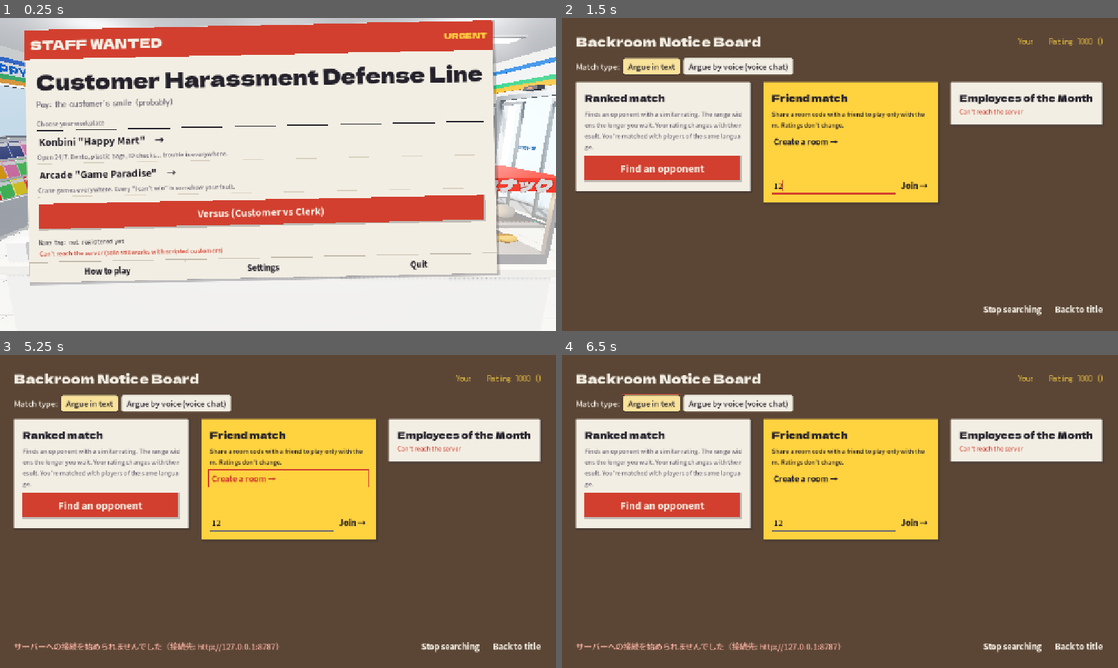
Above: before the commit, frames 1-4 (two rows, left to right).
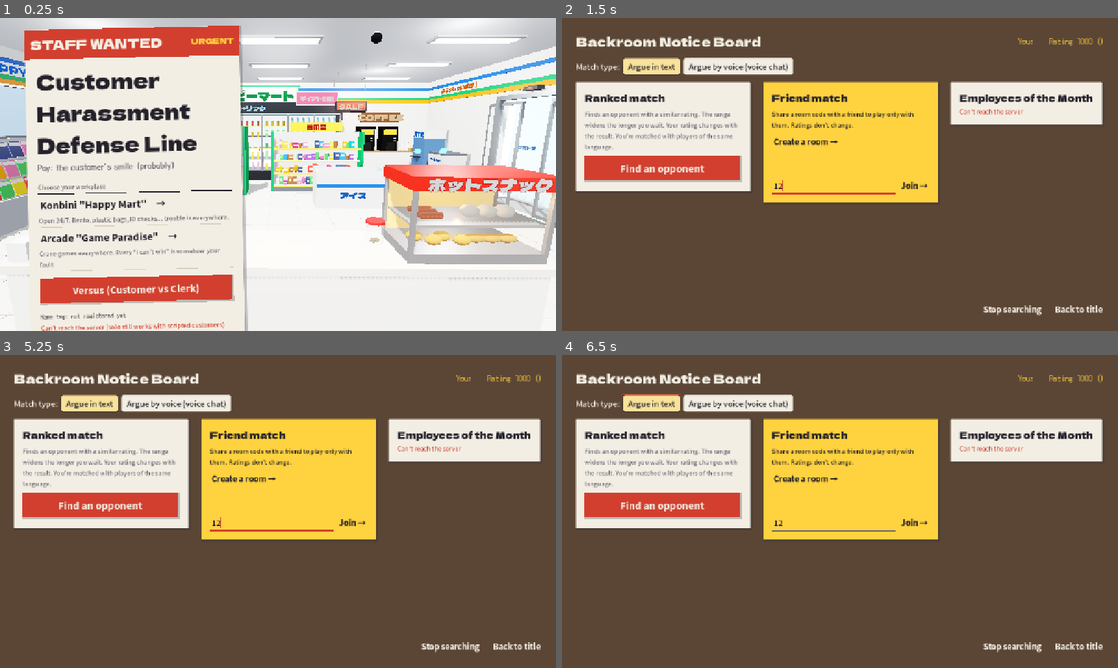
Above: after the commit, the same moments.

Repository: chirk2926/cus-hara
Game: Godot game, scene res://scenes/main.tscn
Same seed, same stepped clock (60 frames per second), same inputs: the game is played once before the commit and once after it.
Inputs (mouse positions are in pixels of both pictures, inside the frame that each line leads up to):
- Up to frame 1 (0.25 s): no input
- Up to frame 2 (1.5 s): click "Versus (Customer vs Clerk)" at 0.5 s; click (834, 187) at 1.27 s; type "12" at 1.35 s
- Up to frame 3 (5.25 s): click (105, 608) at 2 s, where only the run before the commit has a clickable "How to play"; click (261, 605) at 2.75 s, where only the run before the commit has a clickable "Settings"; click "Arcade 'Game Paradise' →" at 3.5 s; click "Arcade 'Game Paradise' →" at 4.25 s; click "Konbini 'Happy Mart' →" at 5 s
- Up to frame 4 (6.5 s): click "Argue in text" at 5.75 s

The runs differ from the first frame. In frame 1, 36% of the frame differs, in the area x 5-90%, y 0-100%; in frame 2, 0.7%; in frame 3, 1.7%; in frame 4, 1.3%.

Commit message:
画面の手直し: 英語を単語の途中で折り返さない、ギザギザのフキダシで文字が切れないように、判定の文字を顔に重ねない、タイトルの折り返し、選択欄を紙の見た目に [shots]
Co-Authored-By: Claude Opus 5.5 <noreply@anthropic.com>
Claude-Session: https://claude.ai/code/session_01JYwB7s6GDQVgQByaD9m4SW

Diff:
--- a/scripts/hud.gd
+++ b/scripts/hud.gd
@@ -122,8 +122,10 @@
 	_memo_title = UI.para("", UI.S_LEAD, UI.INK, UI.F_HAND)
 	mb.add_child(_memo_title)
 	_memo_body = UI.para("", UI.S_BODY, UI.INK, UI.F_HAND)
+	_memo_body.max_lines_visible = 6
 	mb.add_child(_memo_body)
 	_memo_demand = UI.para("", UI.S_BODY, UI.SHU, UI.F_HAND)
+	_memo_demand.max_lines_visible = 3
 	mb.add_child(_memo_demand)
 
 	var note: PanelContainer = UI.paper(UI.POP, 14, 3)
@@ -146,13 +148,6 @@
 	var face_gap: Control = UI.spacer()
 	face_gap.size_flags_stretch_ratio = 1.2
 	center.add_child(face_gap)
-	_banner = UI.text("", UI.S_HUGE, UI.PAPER, UI.F_SIGN)
-	_banner.horizontal_alignment = HORIZONTAL_ALIGNMENT_CENTER
-	_banner.autowrap_mode = TextServer.AUTOWRAP_ARBITRARY
-	_banner.add_theme_color_override("font_outline_color", UI.INK)
-	_banner.add_theme_constant_override("outline_size", 14)
-	_banner.modulate = Color(1, 1, 1, 0)
-	center.add_child(_banner)
 	_bubble = Paper.Bubble.new()
 	center.add_child(_bubble)
 	var bb: VBoxContainer = UI.vbox(2)
@@ -163,6 +158,23 @@
 	_bubble_text.custom_minimum_size = Vector2(0, 60)
 	bb.add_child(_bubble_text)
 	_bubble.visible = false
+
+	# 判定の大きな文字: 画面の上の中央（名札とレジ表示器の間）。お客さんの顔には重ねない
+	_banner = UI.text("", UI.S_HUGE, UI.PAPER, UI.F_SIGN)
+	_banner.horizontal_alignment = HORIZONTAL_ALIGNMENT_CENTER
+	_banner.vertical_alignment = VERTICAL_ALIGNMENT_TOP
+	_banner.autowrap_mode = TextServer.AUTOWRAP_WORD_SMART
+	_banner.add_theme_color_override("font_outline_color", UI.INK)
+	_banner.add_theme_constant_override("outline_size", 14)
+	_banner.modulate = Color(1, 1, 1, 0)
+	_banner.mouse_filter = Control.MOUSE_FILTER_IGNORE
+	_banner.anchor_left = 0.27
+	_banner.anchor_right = 0.73
+	_banner.anchor_top = 0.0
+	_banner.anchor_bottom = 0.0
+	_banner.offset_top = 24
+	_banner.offset_bottom = 160
+	add_child(_banner)
 
 	# ---- 右: レジ表示器
 	var right: VBoxContainer = UI.vbox(12)
--- a/scripts/main.gd
+++ b/scripts/main.gd
@@ -341,7 +341,7 @@
 	col.add_child(body)
 	var b: VBoxContainer = UI.vbox(4)
 	body.add_child(b)
-	b.add_child(UI.text(tr("カスハラ防衛線"), UI.S_HUGE, UI.INK, UI.F_SIGN))
+	b.add_child(UI.para(tr("カスハラ防衛線"), UI.S_HUGE, UI.INK, UI.F_SIGN))
 	b.add_child(UI.text(tr("時給：お客様の笑顔（たぶん）"), UI.S_BODY, UI.INK_SOFT, UI.F_HAND))
 	b.add_child(UI.gap(12))
 	b.add_child(UI.text(tr("勤務先を選んでください"), UI.S_SMALL, UI.INK_SOFT))
@@ -591,8 +591,7 @@
 
 
 func _option(items: Array, current: String) -> OptionButton:
-	var o: OptionButton = OptionButton.new()
-	o.add_theme_font_size_override("font_size", UI.S_BODY)
+	var o: OptionButton = UI.option()
 	for i in range(items.size()):
 		o.add_item(str(items[i][1]), i)
 		if str(items[i][0]) == current:
@@ -979,7 +978,7 @@
 		await spawn_customer(cust["look"])
 		_hud.set_memo(str(cust["title"]), str(cust["memo"]), str(cust["demand"]))
 		_hud.set_gauges(38.0, 20.0, 42.0)
-		await customer_say("%s（%s）" % [str(cust["title"]), str(cust["name"])], str(cust["opening"]))
+		await customer_say(tr("%s（%s）") % [str(cust["title"]), str(cust["name"])], str(cust["opening"]))
 		_hud.set_input_enabled(true, tr("ここに返事を書く…"))
 		_hud.set_status(tr("キレられる前に返事を書こう（Enterで渡す）"))
 		await _wait(0.6)
@@ -988,7 +987,7 @@
 		_hud.set_gauges(92.0, 20.0, 6.0)
 		_hud.show_delta(18, 0)
 		_hud.show_banner(tr("ブチギレ！") + "  -300", Color("#ff8a6a"))
-		await customer_say("%s（%s）" % [str(cust["title"]), str(cust["name"])], str((cust["lines"] as Dictionary)["angry"][0]), true)
+		await customer_say(tr("%s（%s）") % [str(cust["title"]), str(cust["name"])], str((cust["lines"] as Dictionary)["angry"][0]), true)
 		customer_react("angry")
 		await _wait(0.8)
 		await _shot(dir, prefix + s + "_2_angry")
@@ -1030,6 +1029,7 @@
 	await _shot(dir, prefix + "08_lobby")
 	_close_sheet()
 	_in_game = true
+	_title.visible = false
 	_hud.visible = true
 	_on_versus_finished({"result": "win", "reason": "completed", "kind": "ranked", "you_points": 312, "opponent_points": 184,
 		"rating_before": 1068, "rating_after": 1084, "rating_delta": 16, "rank": "バイトリーダー"})
--- a/scripts/solo_game.gd
+++ b/scripts/solo_game.gd
@@ -184,7 +184,7 @@
 	await main.spawn_customer(look)
 	if my_run != _run:
 		return
-	var speaker: String = "%s（%s）" % [str(_cust.get("title", tr("お客さん"))), str(_cust.get("name", ""))]
+	var speaker: String = tr("%s（%s）") % [str(_cust.get("title", tr("お客さん"))), str(_cust.get("name", ""))]
 	hud.set_memo(str(_cust.get("title", "")), str(_cust.get("memo", "")), str(_cust.get("demand", "")))
 	var opening: String = str(_cust.get("opening", "……"))
 	_history.append({"role": "customer", "text": opening})
--- a/scripts/ui_kit.gd
+++ b/scripts/ui_kit.gd
@@ -57,10 +57,10 @@
 	return l
 
 
-## 折り返す文字（日本語は単語の区切りが無いので任意の位置で折り返す）
+## 折り返す文字。英語は単語の途中で切らない（日本語は文字の間で自然に折り返される）
 static func para(t: String, size: int, color: Color = INK, face: String = F_BODY) -> Label:
 	var l: Label = text(t, size, color, face)
-	l.autowrap_mode = TextServer.AUTOWRAP_ARBITRARY
+	l.autowrap_mode = TextServer.AUTOWRAP_WORD_SMART
 	l.size_flags_horizontal = Control.SIZE_EXPAND_FILL
 	return l
 
@@ -214,6 +214,32 @@
 	return e
 
 
+## 選択欄（入力欄と同じく、紙の上の下線）
+static func option() -> OptionButton:
+	var o: OptionButton = OptionButton.new()
+	o.add_theme_font_size_override("font_size", S_BODY)
+	for k in ["font_color", "font_hover_color", "font_pressed_color", "font_focus_color", "font_hover_pressed_color"]:
+		o.add_theme_color_override(k, INK)
+	var n: StyleBoxFlat = StyleBoxFlat.new()
+	n.bg_color = PAPER
+	n.border_width_bottom = 2
+	n.border_color = INK_SOFT
+	n.content_margin_left = 6
+	n.content_margin_right = 6
+	n.content_margin_top = 6
+	n.content_margin_bottom = 6
+	var h: StyleBoxFlat = n.duplicate()
+	h.bg_color = POP.lerp(PAPER, 0.6)
+	var f: StyleBoxFlat = n.duplicate()
+	f.border_color = SHU
+	f.border_width_bottom = 3
+	o.add_theme_stylebox_override("normal", n)
+	o.add_theme_stylebox_override("hover", h)
+	o.add_theme_stylebox_override("pressed", h)
+	o.add_theme_stylebox_override("focus", f)
+	return o
+
+
 static func check(label: String, on: bool) -> CheckBox:
 	var c: CheckBox = CheckBox.new()
 	c.text = label
--- a/scripts/ui_paper.gd
+++ b/scripts/ui_paper.gd
@@ -60,16 +60,24 @@
 		draw_line(a, tip, ink, 3.0, true)
 		draw_line(tip, b, ink, 3.0, true)
 
+	## 四角の周りをたどり、外向きのトゲを交互に出した多角形
 	func _burst(r: Rect2) -> PackedVector2Array:
 		var pts: PackedVector2Array = PackedVector2Array()
-		var c: Vector2 = r.get_center()
-		var rx: float = r.size.x * 0.5
-		var ry: float = r.size.y * 0.5
-		var n: int = 28
-		for i in range(n * 2):
-			var ang: float = TAU * float(i) / float(n * 2)
-			var k: float = 1.06 if i % 2 == 0 else 0.9
-			pts.append(c + Vector2(cos(ang) * rx * k, sin(ang) * ry * k))
+		var spike: float = 12.0
+		var step: float = 26.0
+		var corners: Array = [r.position, Vector2(r.end.x, r.position.y), r.end, Vector2(r.position.x, r.end.y)]
+		var normals: Array = [Vector2(0, -1), Vector2(1, 0), Vector2(0, 1), Vector2(-1, 0)]
+		for side in range(4):
+			var a: Vector2 = corners[side]
+			var b: Vector2 = corners[(side + 1) % 4]
+			var nrm: Vector2 = normals[side]
+			var length: float = a.distance_to(b)
+			var count: int = maxi(2, int(length / step))
+			for i in range(count):
+				var t0: float = float(i) / float(count)
+				var tm: float = (float(i) + 0.5) / float(count)
+				pts.append(a.lerp(b, t0))
+				pts.append(a.lerp(b, tm) + nrm * spike)
 		return pts
 
 
